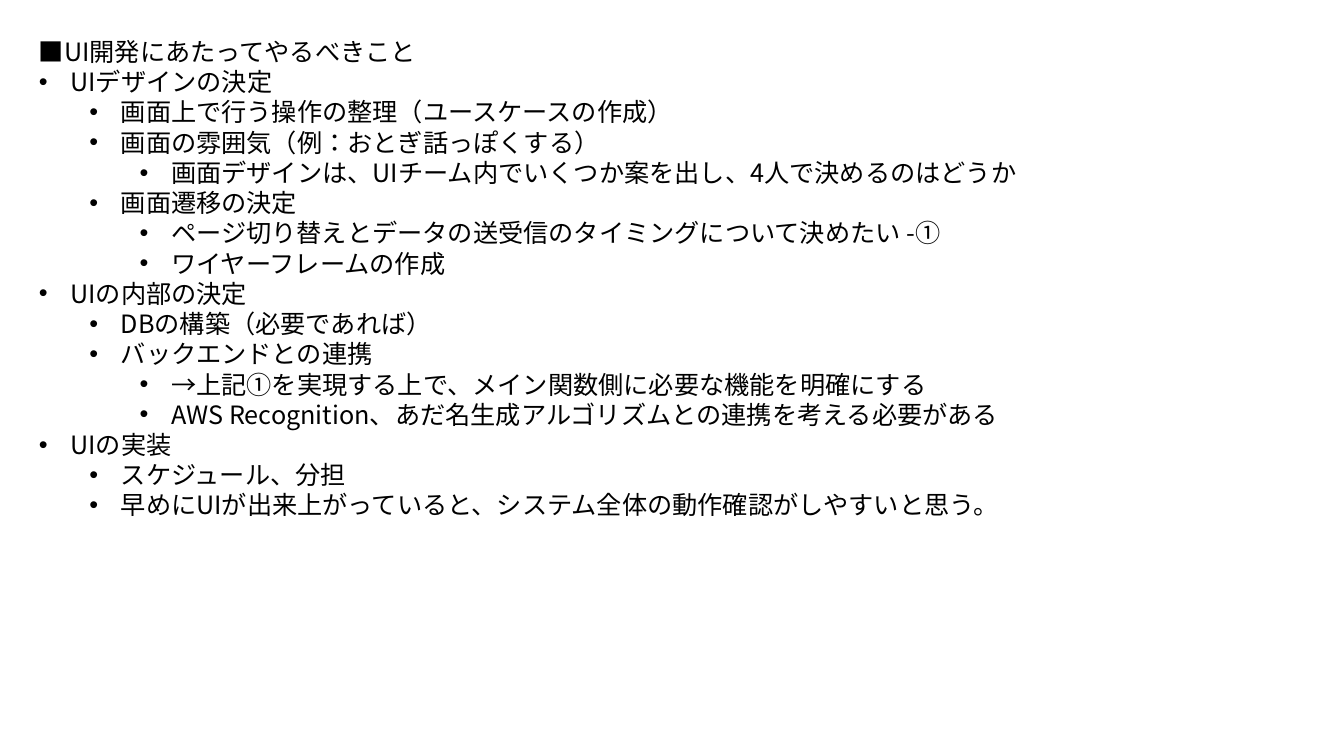
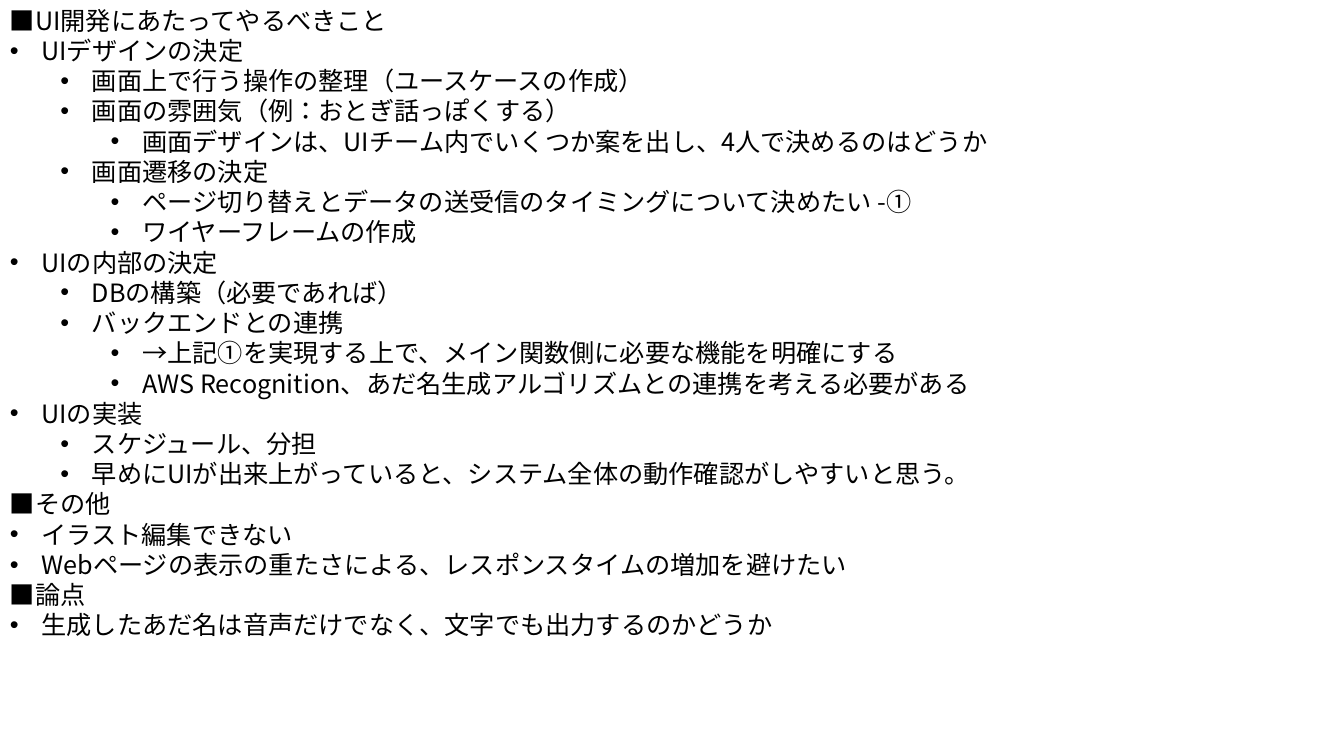
Before and after one commit to RifujinHat/Documents, a slide deck: slide 1 of UI関連/UI_20210904.pptx. Drawn at 1344x756 pixels with LibreOffice and Linux fonts; fonts in the diff are those of the drawing. Boxes give left, top, right and bottom in pixels: in the first picture for what was removed or moved away, otherwise in the second. Text is boxed around its words. In the diff, an @@ line names an element or a change of style, - is before the commit and + after.

Commit message:
UI案の編集

```diff
--- a/UI関連/UI_20210904.pptx
+++ b/UI関連/UI_20210904.pptx
@@ text "■UI開発にあたってやるべきこと": place and size @@
-text "■UI開発にあたってやるべきこと" at [39, 40, 1016, 516]
+text "■UI開発にあたってやるべきこと" at [10, 9, 987, 636]
@@ text at [10, 492, 846, 636]: paragraphs added @@
+■その他
+• イラスト編集できない
+• Webページの表示の重たさによる、レスポンスタイムの増加を避けたい
+■論点
+• 生成したあだ名は音声だけでなく、文字でも出力するのかどうか
```
Also in this commit, not shown: 4 slides added, 1 slide removed.
